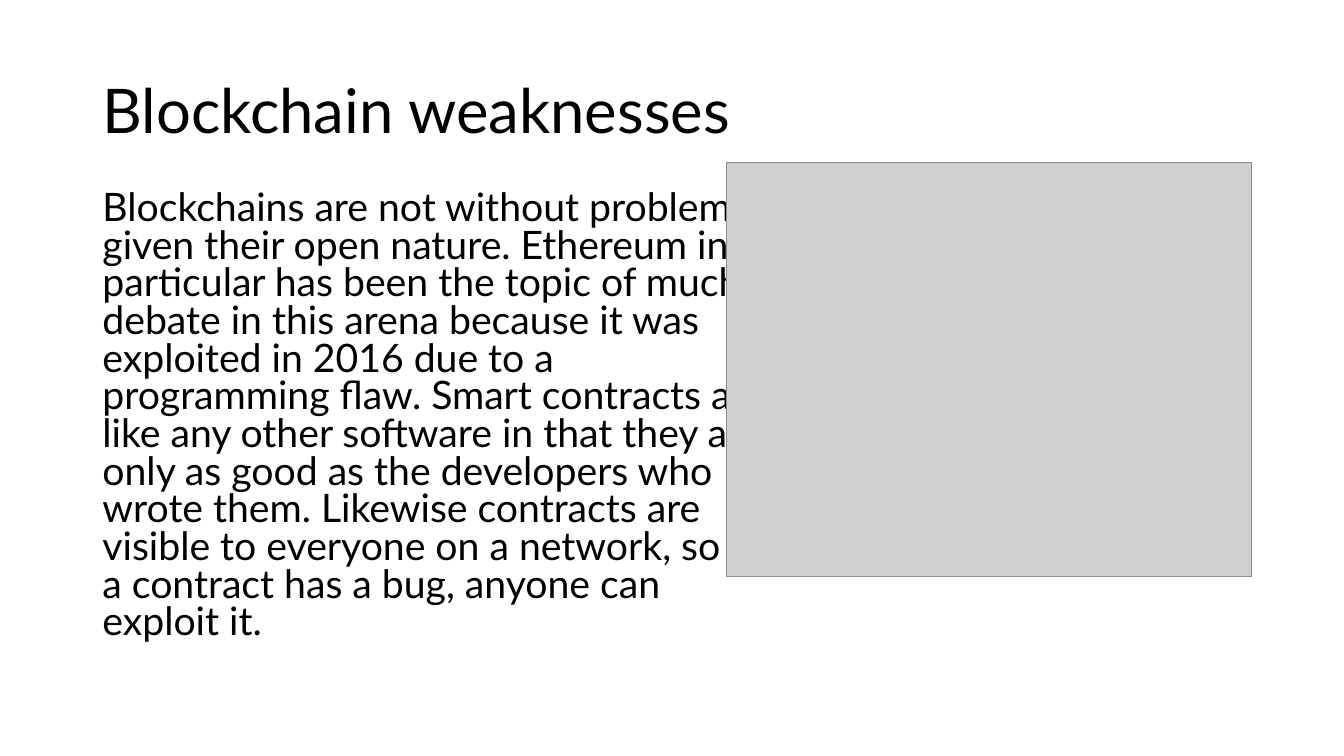
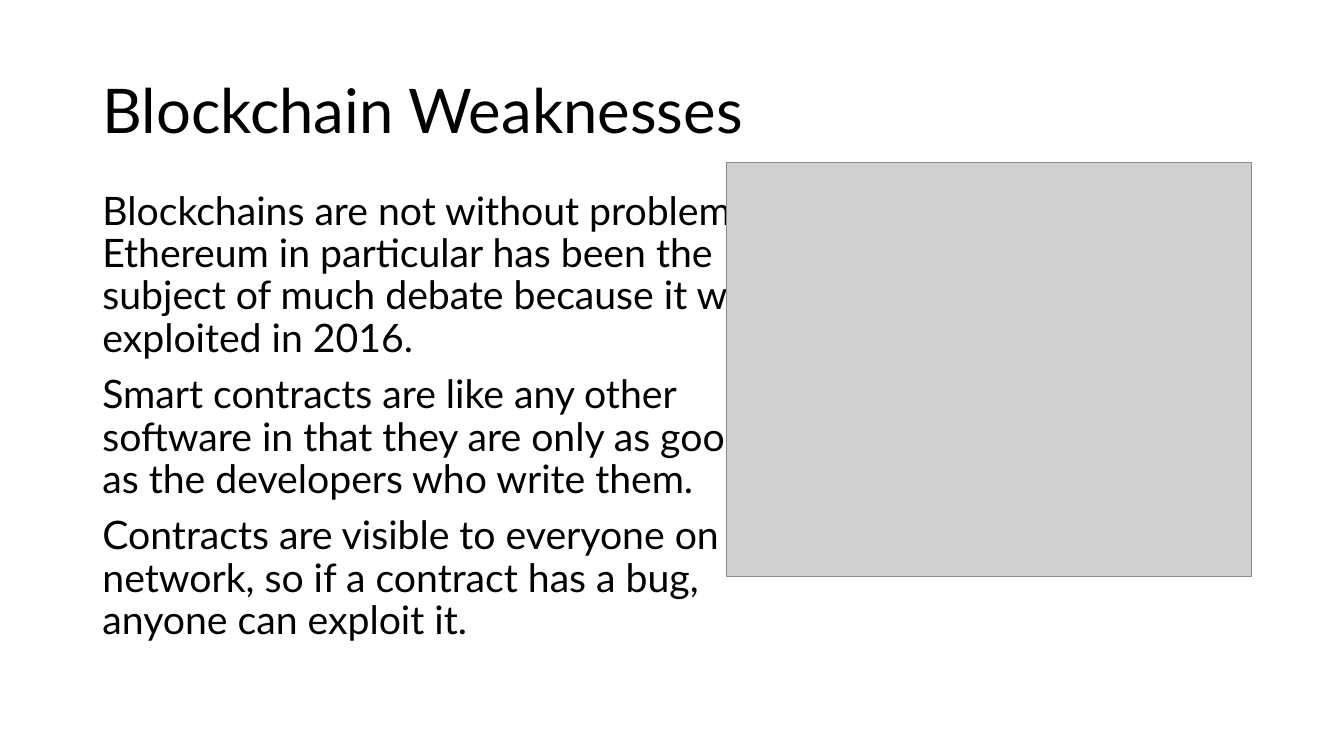
Before and after one commit to microsoft/AcademicContent, a slide deck: slide 9 of Workshop/19. Blockchain on Azure/Blockchain on Azure.pptx. Drawn at 1344x756 pixels with LibreOffice and Linux fonts; fonts in the diff are those of the drawing; grey boxes stand for pictures. Boxes give left, top, right and bottom in pixels: in the first picture for what was removed or moved away, otherwise in the second. Text is boxed around its words. In the diff, an @@ line names an element or a change of style, - is before the commit and + after.

Commit message:
Updated Blockchain slides

```diff
--- a/Workshop/19. Blockchain on Azure/Blockchain on Azure.pptx
+++ b/Workshop/19. Blockchain on Azure/Blockchain on Azure.pptx
@@ title at (102,87,743,134): text changed @@
-Blockchain weaknesses
+Blockchain Weaknesses
@@ text at (102,191,764,641): text changed @@
-Blockchains are not without problems given their open nature. Ethereum in particular has been the topic of much debate in this arena because it was exploited in 2016 due to a programming flaw. Smart contracts are like any other software in that they are only as good as the developers who wrote them. Likewise contracts are visible to everyone on a network, so if a contract has a bug, anyone can exploit it.
+Blockchains are not without problems. Ethereum in particular has been the subject of much debate because it was exploited in 2016.
+Smart contracts are like any other software in that they are only as good as the developers who write them.
+Contracts are visible to everyone on a network, so if a contract has a bug, anyone can exploit it.
```
Also in this commit, not shown: 12 other slides changed.
